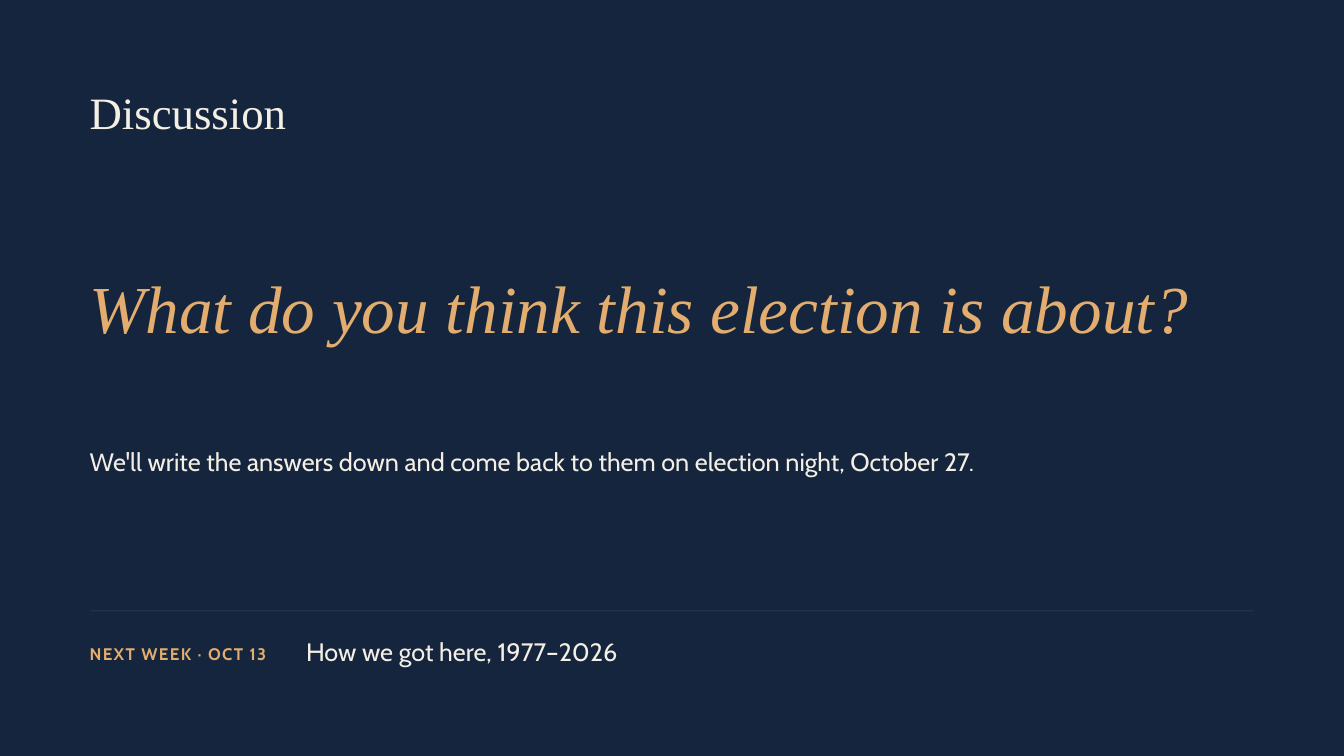
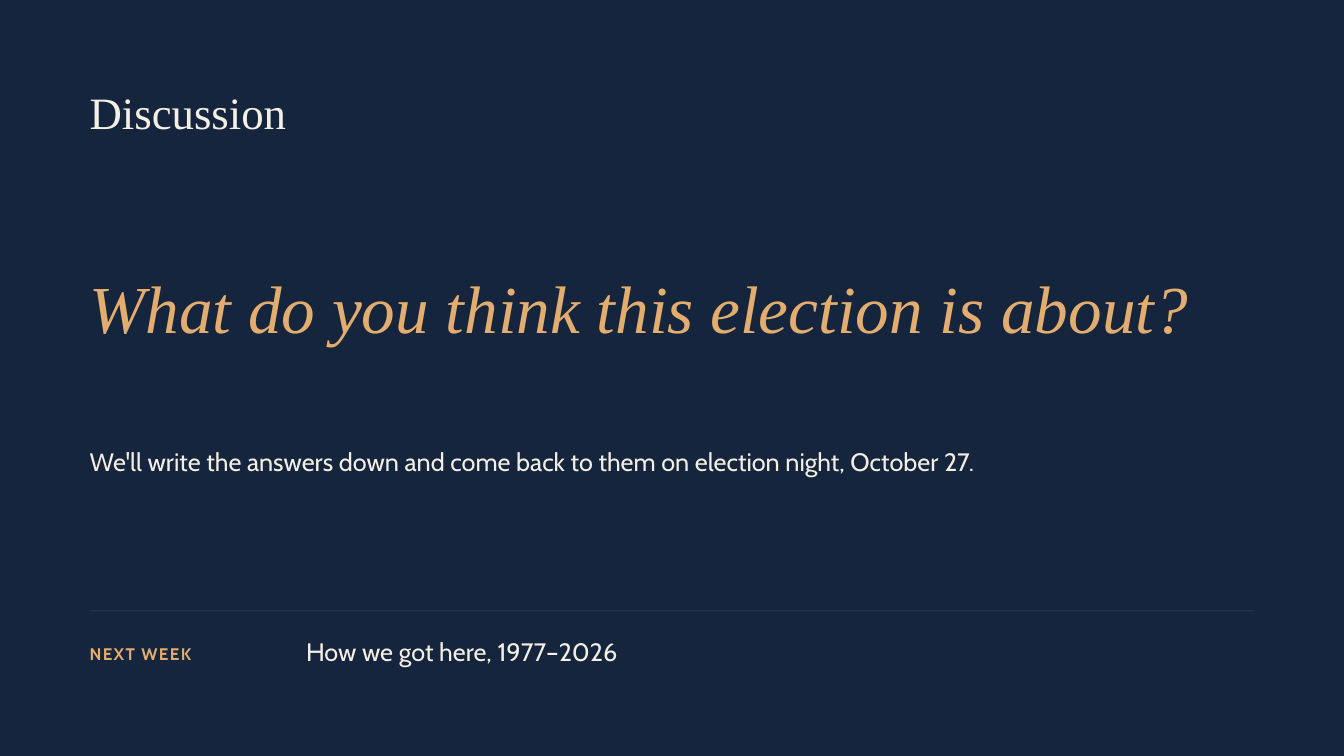
Before and after one commit to RavBogard/israelielection, a slide deck: slide 31 of public/teach/session-1-deck.pptx. Drawn at 1344x756 pixels with LibreOffice and Linux fonts; fonts in the diff are those of the drawing. Boxes give left, top, right and bottom in pixels: in the first picture for what was removed or moved away, otherwise in the second. Text is boxed around its words. In the diff, an @@ line names an element or a change of style, - is before the commit and + after.

```diff
--- a/public/teach/session-1-deck.pptx
+++ b/public/teach/session-1-deck.pptx
@@ text at [90,648,191,660]: text changed @@
-NEXT WEEK · OCT 13
+NEXT WEEK
```
Also in this commit, not shown: 7 other slides changed, 1 other file.
